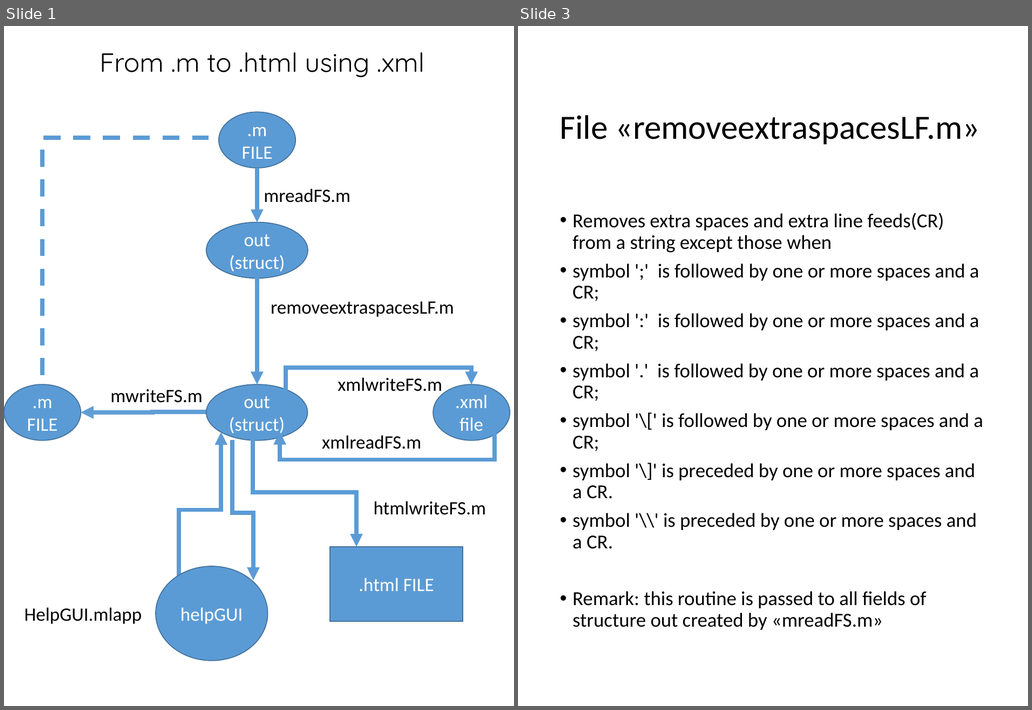
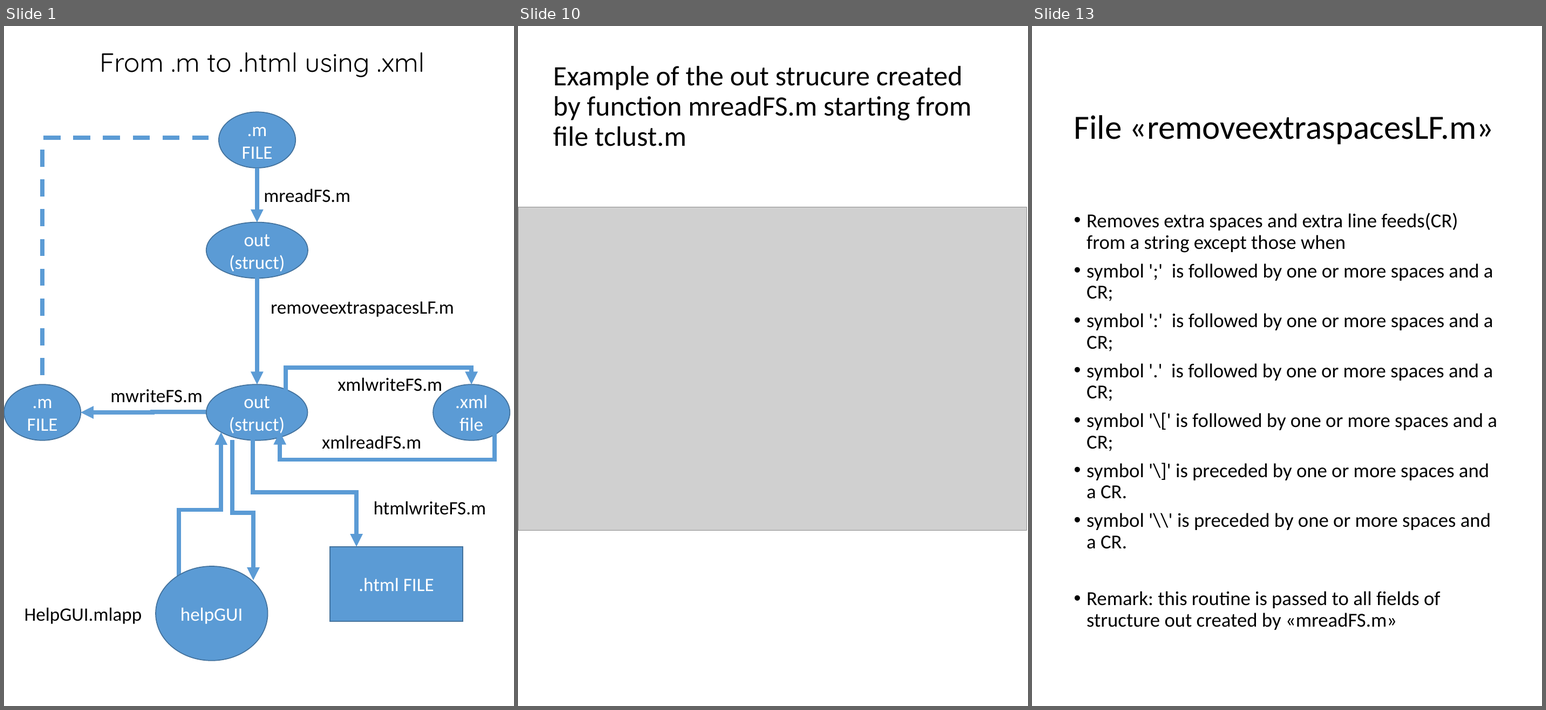
Before and after one commit to UniprJRC/FSDA, a slide deck: utilities_help/FlowChart.pptx. Shown side by side, each under a label of ours: slides 1 and 3 before the commit, slides 1, 10 and 13 after it; the slides between them are not shown. The pictures are 1032x710 and 1546x710 pixels, drawn with LibreOffice and Linux fonts; fonts in the diff are those of the drawing; grey boxes stand for pictures. Boxes give left, top, right and bottom in pixels: in the first picture for what was removed or moved away, otherwise in the second. Text is boxed around its words. In the diff, an @@ line names an element or a change of style, - is before the commit and + after.

```diff
--- a/utilities_help/FlowChart.pptx
+++ b/utilities_help/FlowChart.pptx
@@ slide 10 added at (x1=518, y1=26, x2=1028, y2=706), background #FFFFFF @@
@@ title added at (x1=553, y1=66, x2=972, y2=146), 29.7 pt, text #000000 @@
+Example of the out strucure created by function mreadFS.m starting from file tclust.m
@@ picture added at (x1=518, y1=207, x2=1027, y2=531) @@
@@ what was slide 3 is now slide 13 @@
```
Also in this commit, not shown: 2 slides changed, 22 other slides added, 5 other files.
